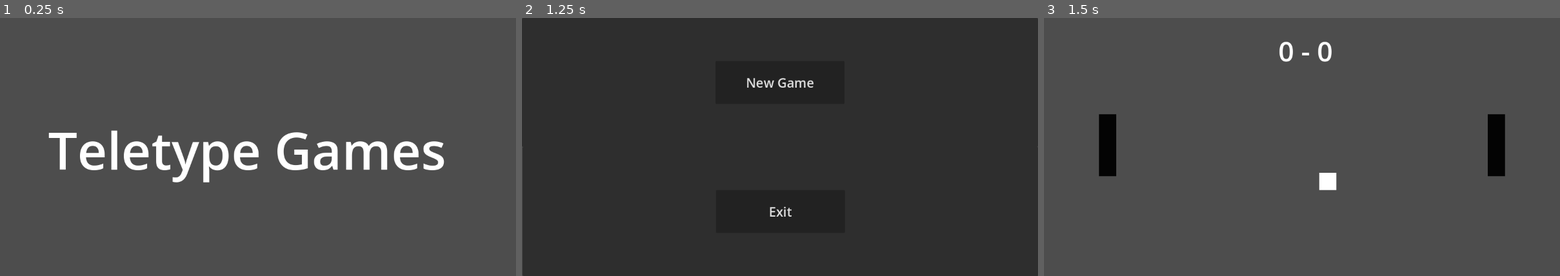
Above: before the commit, frames 1-3 (left to right).
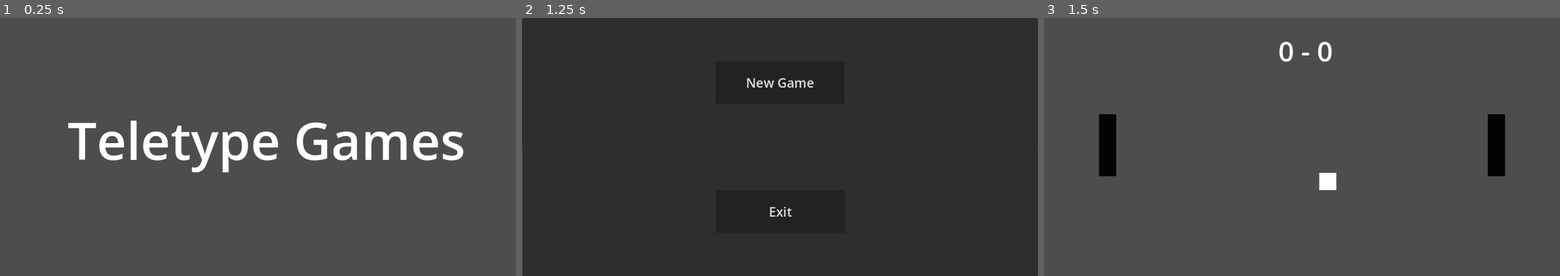
Above: after the commit, the same moments.

Repository: rastasi/pong
Game: Godot game, scene res://scenes/boot_splash/BootSplash.tscn
The game is run twice, just before and just after one commit, with the same random seed, the same clock (stepped at 60 frames per second) and the same inputs.
Inputs:
- Up to frame 1 (0.25 s): no input
- Up to frame 2 (1.25 s): tap Enter at 0.5 s
- Up to frame 3 (1.5 s): click "New Game" at 1.25 s

The runs differ from the first frame. In frame 1, 6.3% of the frame differs, in the area x 9-90%, y 39-64%; in frame 2, nothing differs; in frame 3, nothing differs.

Commit message:
bootsplash improvements

Diff:
--- a/scenes/boot_splash/BootSplash.tscn
+++ b/scenes/boot_splash/BootSplash.tscn
@@ -8,20 +8,28 @@
 default_font = SubResource("SystemFont_iaru5")
 default_font_size = 120
 
+[sub_resource type="LabelSettings" id="LabelSettings_s823y"]
+font_size = 120
+shadow_size = 10
+shadow_color = Color(0, 0, 0.439216, 0)
+
 [node name="BootSplash" type="Node2D"]
 script = ExtResource("1_qt4f0")
 
-[node name="TeletypeGames" type="RichTextLabel" parent="."]
+[node name="TeletypeGames" type="Label" parent="."]
 anchors_preset = 8
 anchor_left = 0.5
 anchor_top = 0.5
 anchor_right = 0.5
 anchor_bottom = 0.5
-offset_left = 112.0
-offset_top = 224.0
-offset_right = 1056.0
-offset_bottom = 416.0
+offset_left = 152.0
+offset_top = 192.0
+offset_right = 1088.0
+offset_bottom = 376.0
 grow_horizontal = 2
 grow_vertical = 2
 theme = SubResource("Theme_cneuf")
 text = "Teletype Games"
+label_settings = SubResource("LabelSettings_s823y")
+horizontal_alignment = 1
+vertical_alignment = 1
Not shown: 1 places in scenes/boot_splash/BootSplash.tscn that only renumber resources
